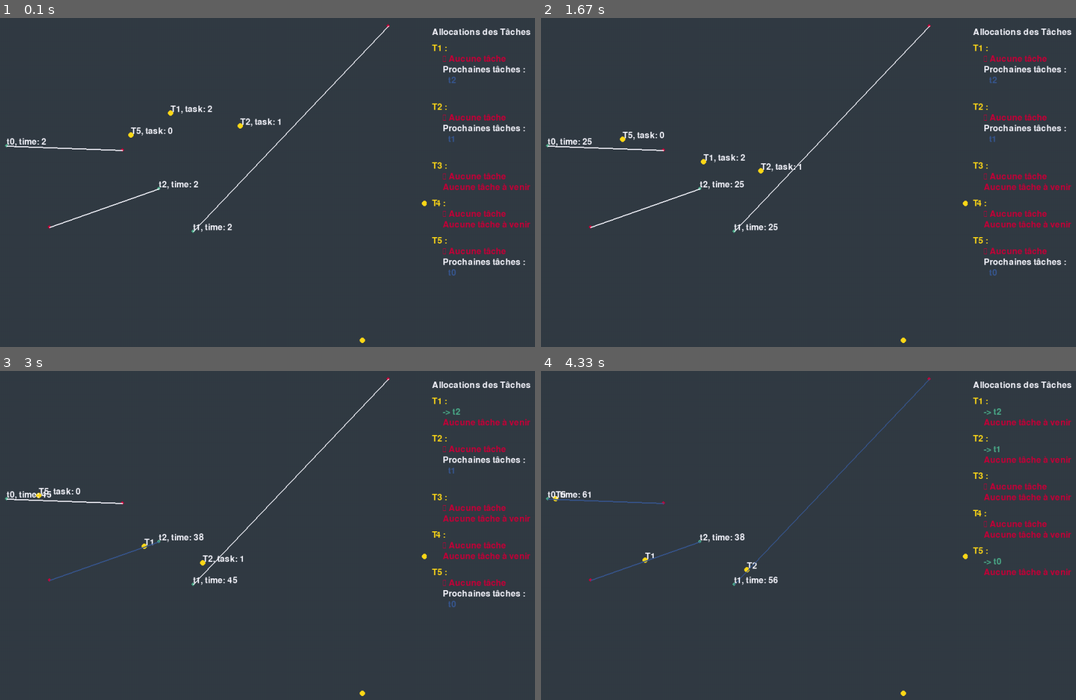
Above: before the commit, frames 1-4 (two rows, left to right).
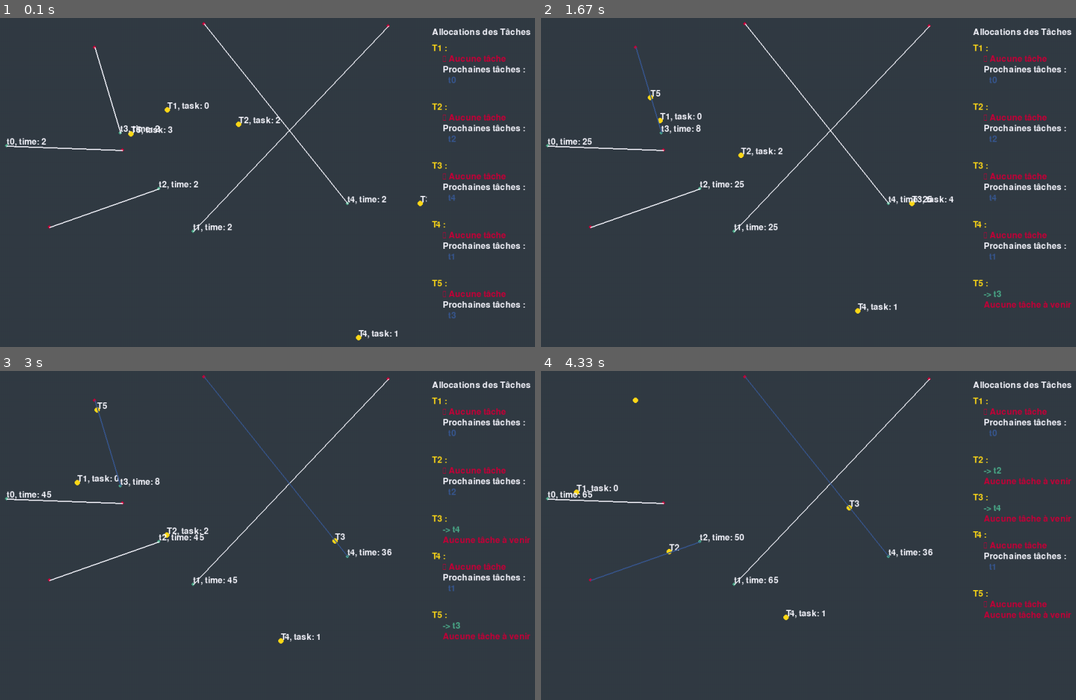
Above: after the commit, the same moments.

Repository: KIMSAIDI/cocoma
Game: pygame game, started from main_env_part3.py
Two runs of this game, one before a commit and one after it. Both use one fixed random seed, a clock stepped at 60 frames per second and the inputs below.
Inputs:
- Up to frame 1 (0.1 s): no input
- Up to frame 2 (1.67 s): no input
- Up to frame 3 (3 s): no input
- Up to frame 4 (4.33 s): no input

The runs differ from the first frame. In frame 1, 2.6% of the frame differs, in the area x 17-100%, y 1-99%; in frame 2, 2.7%; in frame 3, 4.1%, in the area x 6-100%, y 1-99%; in frame 4, 3.7%.

Commit message:
add ssi with regret

Diff:
--- a/main_env_part3.py
+++ b/main_env_part3.py
@@ -59,7 +59,12 @@
                 )
 
             available_tasks = [task for task in tasks if not task.taken and not task.allocated]
-            ssi_auction(taxis, available_tasks, "insertion")
+            # ssi_auction(taxis, available_tasks, "insertion")
+            ssi_auction_with_regret(taxis, available_tasks, "insertion")
+
+            print("Waiting time mean: ", Task.waiting_time_sum / Task.nb_tasks)
+            print("Waiting time max: ", Task.waiting_time_max)
+            print("Waiting time min: ", Task.waiting_time_min)
 
 
         # Déplacement des taxis
--- a/negotiation_algo.py
+++ b/negotiation_algo.py
@@ -128,6 +128,42 @@
             best_taxi.assign_task(task, ordering=True)  # Assigner la tâche au meilleur taxi
             task.allocate()  # Marquer la tâche comme allouée
 
+def ssi_auction_with_regret(taxis, tasks, heuristic="prim"):
+    """
+    Implémente le Regret-Clearing Sequential Single-Item Auctions (SSI).
+
+    taxis : liste des taxis
+    tasks : liste des tâches disponibles
+    heuristic : "prim" ou "insertion" pour choisir la stratégie d'affectation.
+    """
+    unassigned_tasks = tasks[:]  # Copie des tâches restantes
+
+    while unassigned_tasks:
+        # Calcul des regrets pour chaque tâche
+        task_regrets = []
+
+        for task in unassigned_tasks:
+            best_taxi, best_cost, second_best_cost = find_best_and_second_best_bid(taxis, task, heuristic)
+            regret = second_best_cost - best_cost  # Calcul du regret
+
+            if best_taxi:
+                task_regrets.append((task, best_taxi, best_cost, regret))
+
+        # Trier les tâches par regret décroissant
+        task_regrets.sort(key=lambda x: x[3], reverse=True)
+
+        if not task_regrets:
+            break  # Plus aucune tâche attribuable
+
+        # Prendre la tâche avec le plus grand regret
+        selected_task, winning_taxi, best_cost, regret = task_regrets[0]
+
+        # Assigner la tâche au meilleur taxi
+        winning_taxi.assign_task(selected_task, ordering=True)
+        selected_task.allocate()
+        unassigned_tasks.remove(selected_task)
+
+
 def evaluate_cost(taxi, task, heuristic):
     """
     Évalue le coût d'ajout d'une tâche à un taxi selon l'heuristique choisie.
@@ -167,3 +203,28 @@
             best_increase = cost
 
     return best_increase
+
+def find_best_and_second_best_bid(taxis, task, heuristic):
+    """
+    Trouve le meilleur et le deuxième meilleur taxi pour une tâche donnée.
+
+    Retourne :
+    - best_taxi : le taxi avec la meilleure offre
+    - best_cost : coût de l’offre du meilleur taxi
+    - second_best_cost : coût de l’offre du second meilleur taxi
+    """
+    best_taxi = None
+    best_cost = float("inf")
+    second_best_cost = float("inf")
+
+    for taxi in taxis:
+        cost = evaluate_cost(taxi, task, heuristic)
+
+        if cost < best_cost:
+            second_best_cost = best_cost  # L’ancien meilleur devient le second meilleur
+            best_cost = cost
+            best_taxi = taxi
+        elif cost < second_best_cost:
+            second_best_cost = cost  # Mise à jour du second meilleur coût
+
+    return best_taxi, best_cost, second_best_cost
--- a/task_class.py
+++ b/task_class.py
@@ -8,6 +8,11 @@
 # Class des Tâches
 class Task:
     nb_tasks = 0
+    waiting_time_sum = 0
+    waiting_time_std = 0
+    waiting_time_min = float('inf')
+    waiting_time_max = 0
+
     def __init__(self, start, end):
         self.id = Task.nb_tasks
         Task.nb_tasks += 1
@@ -36,7 +41,11 @@
 
 
     def take(self):
-        self.taken = True
+        if not self.taken:
+            Task.waiting_time_sum += self.waiting_time
+            Task.waiting_time_max = max(Task.waiting_time_max, self.waiting_time)
+            Task.waiting_time_min = min(Task.waiting_time_min, self.waiting_time)
+            self.taken = True
 
     def complete(self):
         self.completed = True
--- a/utils.py
+++ b/utils.py
@@ -7,7 +7,7 @@
 TAXI_RADIUS = 5
 FPS = 15
 NUM_TAXIS = 5
-NUM_NEW_TASKS_MIN = 3
+NUM_NEW_TASKS_MIN = 5
 NUM_NEW_TASKS_MAX = 5 # Si <= à NUM_NEW_TASKS_MIN le nombre de tâches générées sera de NUM_NEW_TASKS_MIN
 T = 12
 
